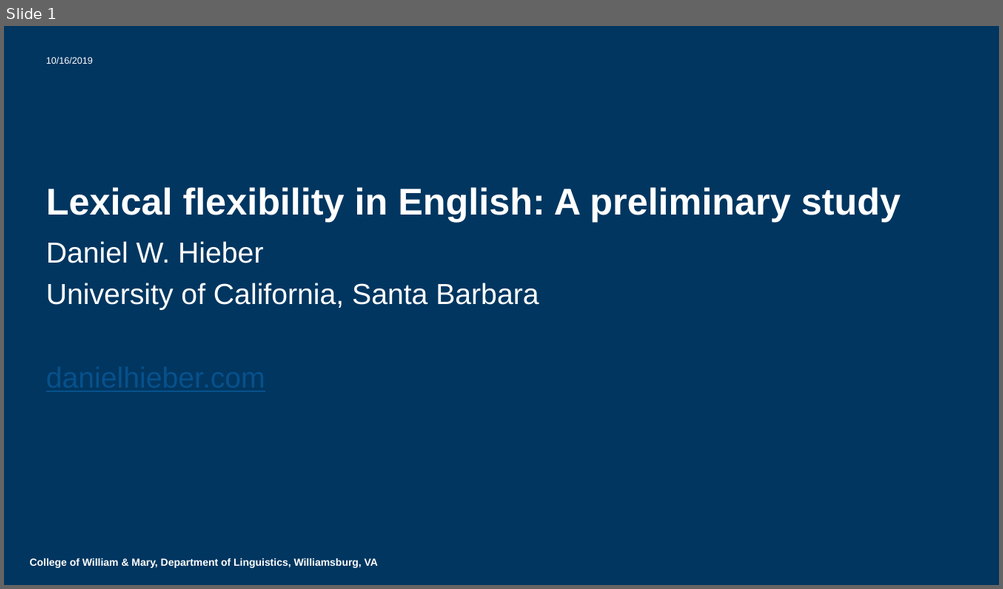
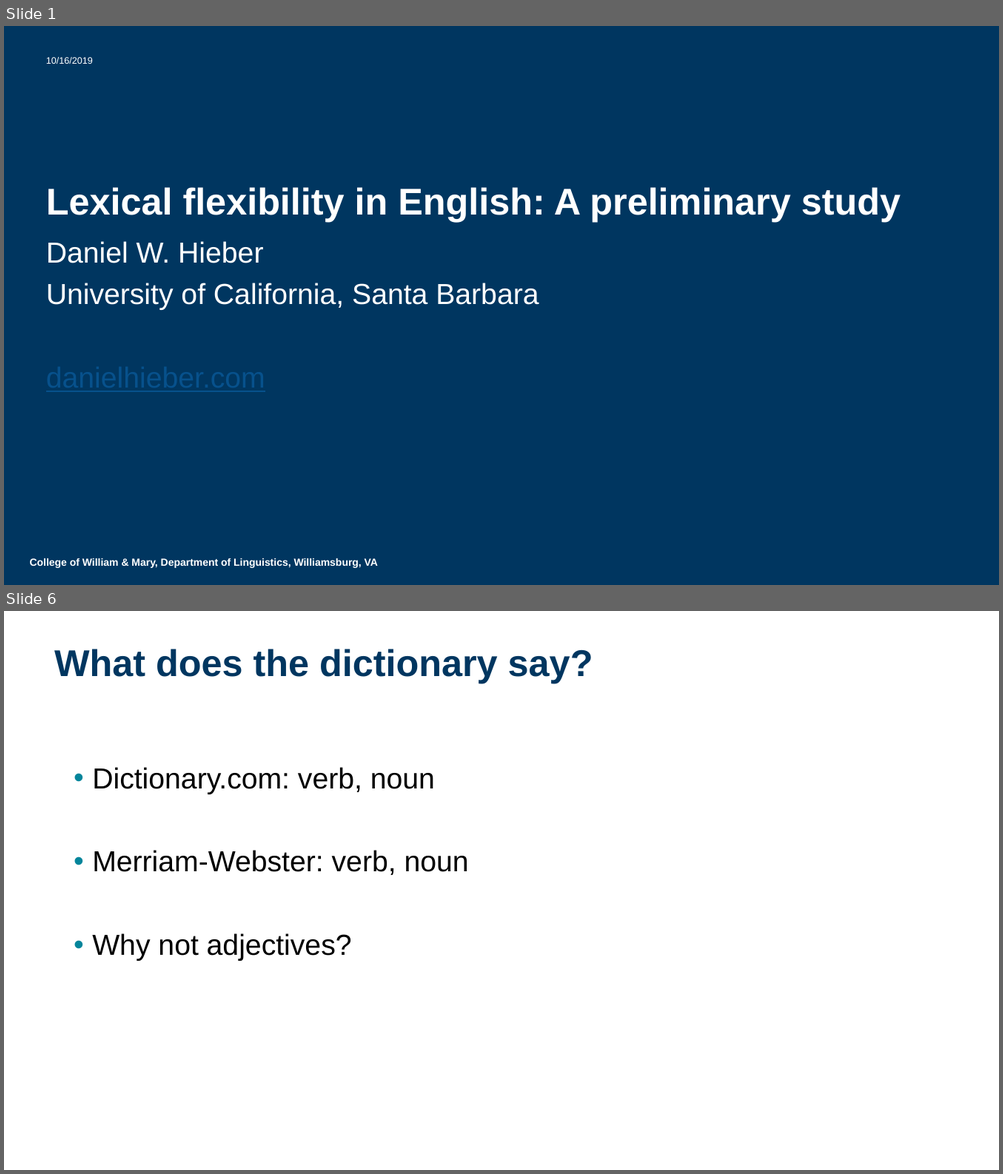
Before and after one commit to dwhieb/dissertation, a slide deck: presentations/Hieber. 2019. Lexical flexibility in English.pptx. Shown one above the other, each under a label of ours: slide 1 before the commit, slides 1 and 6 after it; the slides between them are not shown. The pictures are 1003x589 and 1003x1174 pixels, drawn with LibreOffice and Linux fonts; fonts in the diff are those of the drawing; background and template pictures are left out. Boxes give left, top, right and bottom in pixels: in the first picture for what was removed or moved away, otherwise in the second. Text is boxed around its words. In the diff, an @@ line names an element or a change of style, - is before the commit and + after.

```diff
--- a/presentations/Hieber. 2019. Lexical flexibility in English.pptx
+++ b/presentations/Hieber. 2019. Lexical flexibility in English.pptx
@@ slide 6 added at <box>4,611,999,1170</box>, background #FFFFFF @@
@@ title added at <box>54,649,593,684</box>, 36 pt, text #003660, bold @@
+What does the dictionary say?
@@ text added at <box>92,767,469,961</box>, 28 pt, text #000000 @@
+• Dictionary.com: verb, noun
+• Merriam-Webster: verb, noun
+• Why not adjectives?
```
Also in this commit, not shown: 8 other slides added, 1 slide removed, 1 other file.
